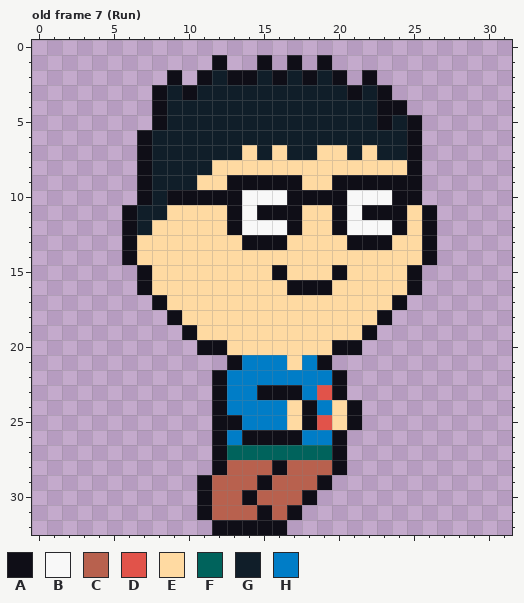
Two states of a pixel-art file, 2D Platformer/Assets/Sprites/Characters/mikeNew.aseprite. Above is the file before it was changed.
32x33 pixels, 19 frames. Shown: old frame 7 (Run).
Visible layers, top first: "Facial Features", "Body".
Palette (. is transparent): A #0f0e17  B #f8f8f8  C #b8614e  D #e1534a  E #ffdaa2  F #00635c  G #101e29  H #007dc7
Pixels before, old frame 7 (Run), first column x 6:
 1 ......A..A.A.A.......
 2 ...A.AGAAGAGAGA.A....
 3 ..AGAGGGGGGGGGGAGA...
 4 ..AGGGGGGGGGGGGGGAA..
 5 ..AGGGGGGGGGGGGGGAGA.
 6 .AGGGGGGGGGGGGGGGGGA.
 7 .AGGGGGGEGEGGEEGEGGA.
 8 .AGGGGEEEEEEEEEEEEEA.
 9 .AGGGEEAAAAAEEAAAAAA.
10 .AGAAAAABBBAAAABBBAA.
11 AGGEEEEABAAAEEABAAAEA
12 AGEEEEEABBBAEEABBBAEA
13 AEEEEEEEAAAEEEEAAAEEA
14 AEEEEEEEEEEEEEEEEEEEA
15 .AEEEEEEEEAEEEAEEEEA.
16 .AEEEEEEEEEAAAEEEEEA.
17 ..AEEEEEEEEEEEEEEEA..
18 ...AEEEEEEEEEEEEEA...
19 ....AEEEEEEEEEEEA....
20 .....AAEEEEEEEAA.....
21 .......AHHHEHA.......
22 ......AHHHHHHHA......
23 ......AHHAAAHDA......
24 ......AHHHHEAHEA.....
25 ......AAHHHEADEA.....
26 ......AHAAAAHHA......
27 ......AFFFFFFFA......
28 ......ACCCACCCA......
29 .....ACCCACCCA.......
30 .....ACCACCCA........
31 .....ACCCACA.........
32 ......AAAAA..........
After:
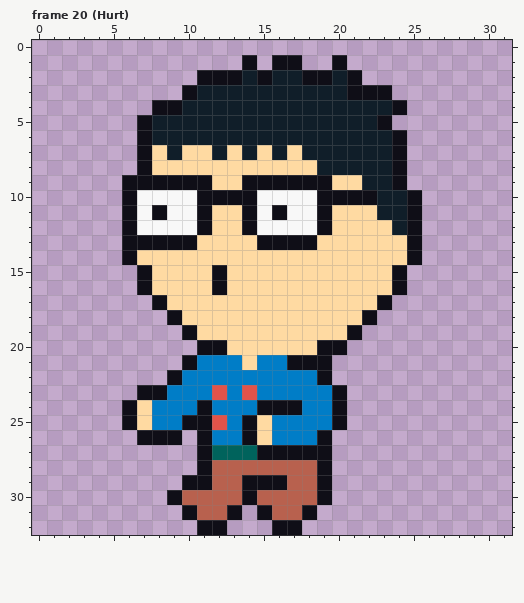
A new or re-ordered frame is compared with the old frame closest to it.
Difference:
frames 19 -> 20
Changed rows in their new state; - is an unchanged pixel.
Frame 20 (Hurt) is new; against old frame 7 (Run), layers "Facial Features", "Body":
first column x 6:
 1 ------.-A.A--.A------
 2 ---.--A-GAG--AGA.----
 3 --..------------A----
 4 ---A-------------G---
 5 -AG---------------..-
 6 ------------------A.-
 7 --E-EE-EGEGE-GG-G-A.-
 8 --EEEE-------GGGGGA.-
 9 A-AAAA-E----AAEEGG-.-
10 ABBBB---A--BB--AAGG--
11 -BABBA-EAB-BBAEEEGGA.
12 -BBBBA-EA--BBAEEEEGA.
13 -AAAA---E--AA--EEE-A.
14 -------------------A.
15 ------A---E---E---A.-
16 ------A----EEE----A.-
17 -----------------A.--
18 ----------------A.---
19 ---------------A.----
20 -------------A-.-----
21 ----AHHHE--AA--------
22 ---AHHH------A.------
23 -AAHHHD-DHHH-H-------
24 AEHHHAH--AAAH-A.-----
25 AEHHAADHAE-HHHA.-----
26 -AAA-AH--EHH-A.------
27 -----AF--AAAAA.------
28 -----AC---C--A.------
29 ----A---A-A----------
30 ---ACC------CA-------
31 ----AC-A.--CA--------
32 -----A-...-A---------
Boxes around the changes in both pictures, in picture pixels (x1, y1, x2, y2):
changed: (122, 55, 437, 535)
